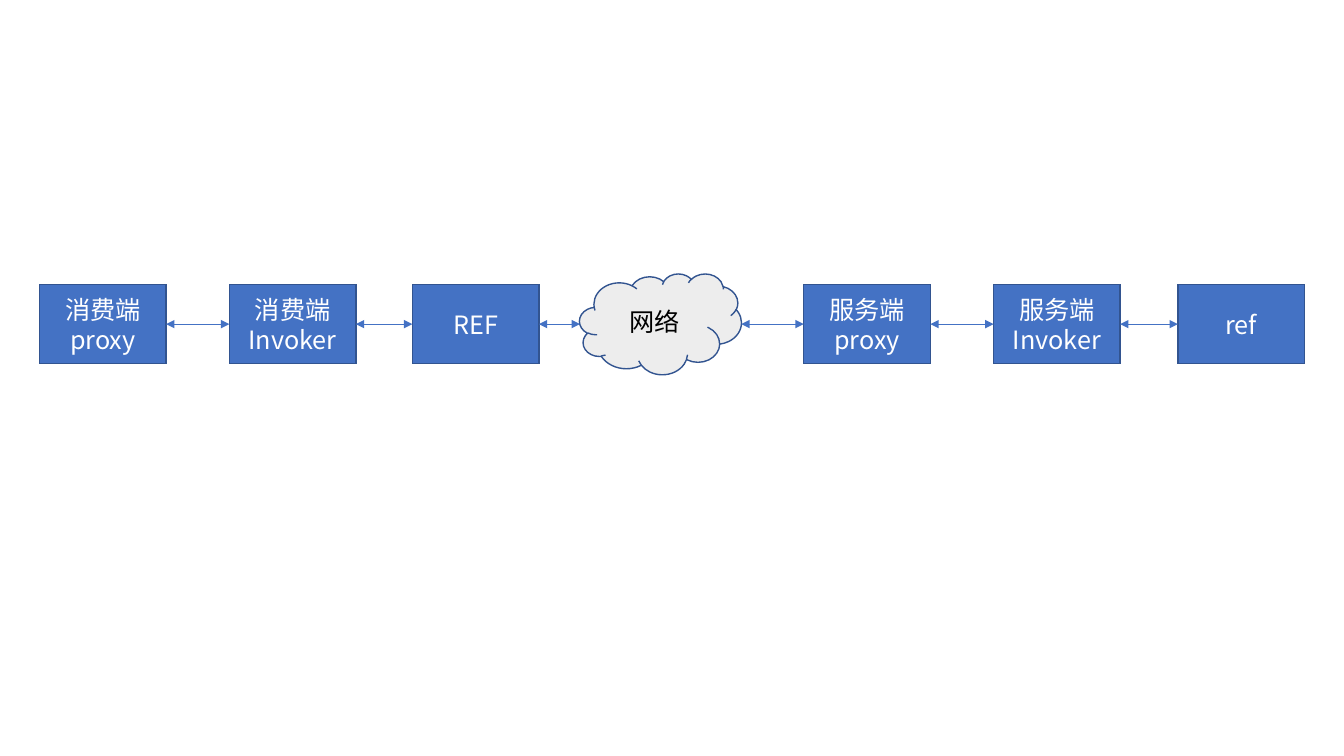
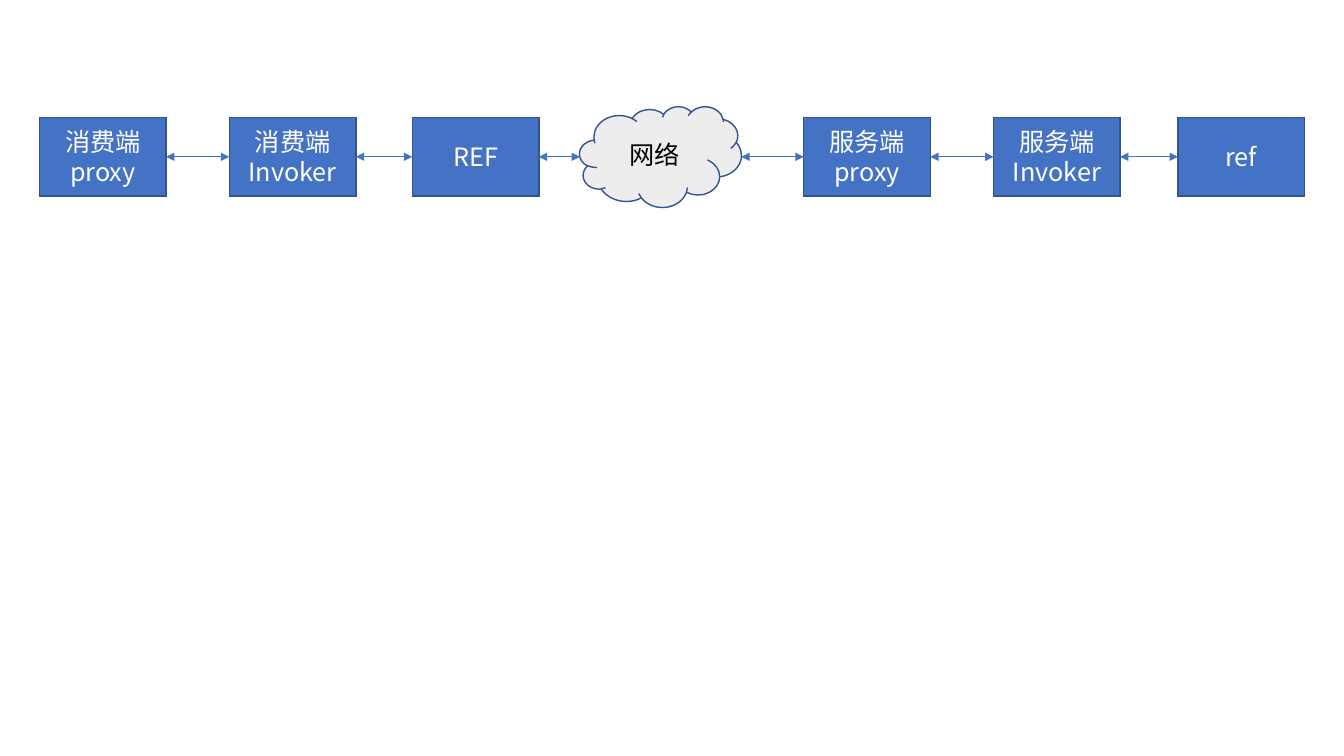
Before and after one commit to nieandsun/dubbo-study, a slide deck: slide 2 of rpc-provider/src/main/resources/docs/dubbo服务暴露与消费简化图.pptx. Drawn at 1344x756 pixels with LibreOffice and Linux fonts; fonts in the diff are those of the drawing. Boxes give left, top, right and bottom in pixels: in the first picture for what was removed or moved away, otherwise in the second. Text is boxed around its words. In the diff, an @@ line names an element or a change of style, - is before the commit and + after.

```diff
--- a/rpc-provider/src/main/resources/docs/dubbo服务暴露与消费简化图.pptx
+++ b/rpc-provider/src/main/resources/docs/dubbo服务暴露与消费简化图.pptx
@@ 6 rectangles, 1 cloud: place and size @@
-6 rectangles, 1 cloud at (39, 274, 1306, 375)
+6 rectangles, 1 cloud at (39, 107, 1306, 208)
@@ 6 double arrows: place and size @@
-6 double arrows at (166, 325, 1179, 325)
+6 double arrows at (166, 157, 1179, 157)
```
Also in this commit, not shown: 4 slides added, 3 other files.
